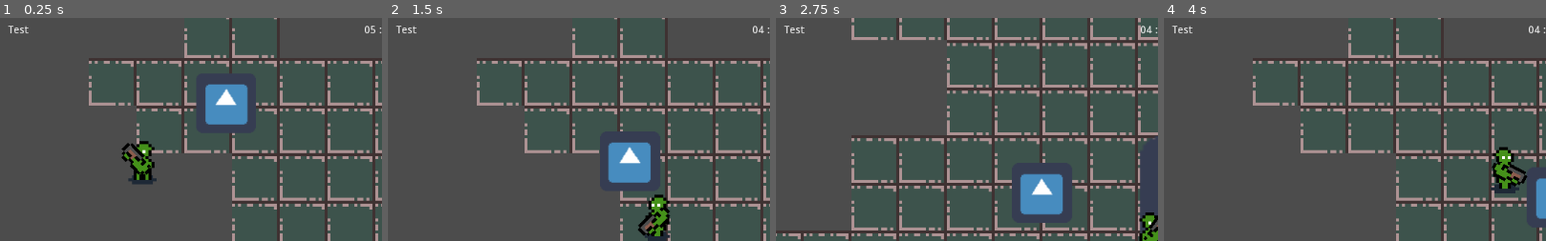
Above: before the commit, frames 1-4 (left to right).
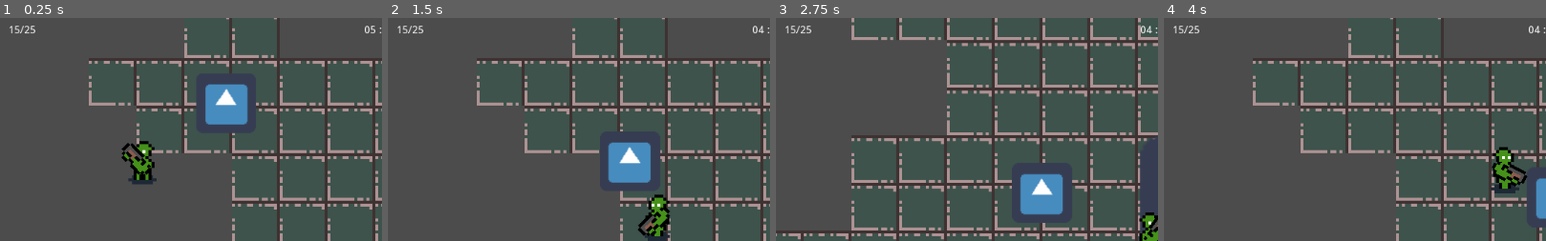
Above: after the commit, the same moments.

Repository: jimmyjonezz/Annigilation
Game: Godot game, scene res://Main/Main.tscn
The game is run twice, just before and just after one commit, with the same random seed, the same clock (stepped at 60 frames per second) and the same inputs. The engine's default icon, where the game draws it, is replaced by a stand-in: a white triangle on a blue panel in a dark square.
Inputs (mouse positions are % of the whole screen's width and height, from its top left):
- Up to frame 1 (0.25 s): no input
- Up to frame 2 (1.5 s): move the mouse to (72, 45) at 0.52 s; hold Right (ui_right) 0.53-1.28 s; move the mouse to (30, 55) at 1.27 s; hold Down (ui_down) from 1.28 s (still down)
- Up to frame 3 (2.75 s): move the mouse to (60, 28) at 2.02 s; release Down (ui_down) at 2.03 s; hold Right (ui_right) from 2.03 s (still down)
- Up to frame 4 (4 s): move the mouse to (45, 70) at 2.77 s; release Right (ui_right) at 2.78 s; hold Up (ui_up) 2.78-3.53 s; move the mouse to (80, 65) at 3.52 s; hold Left (ui_left) from 3.53 s (still down)
The pictures show only the part of the screen within x 1-51%, y 2-52%; the shares and areas given below are measured in that part.

The runs differ from the first frame. In frame 1, 0.1% of the frame differs, in the area x 2-10%, y 3-7%; in frame 2, 0.1%; in frame 3, 0.1%; in frame 4, 0.1%.

Commit message:
0.5.6
+score

Diff:
--- a/Bullet/Bullet.gd
+++ b/Bullet/Bullet.gd
@@ -18,5 +18,5 @@
 		if collision.collider.has_method("hit"):
 			collision.collider.hit()
 
-func _on_Tic_timeout():
+func _on_VisibilityNotifier2D_screen_exited():
 	queue_free()
--- a/Bullet/Bullet.tscn
+++ b/Bullet/Bullet.tscn
@@ -22,7 +22,6 @@
 rotation = 1.5708
 shape = SubResource( 1 )
 
-[node name="Tic" type="Timer" parent="."]
-one_shot = true
-autostart = true
-[connection signal="timeout" from="Tic" to="." method="_on_Tic_timeout"]
+[node name="VisibilityNotifier2D" type="VisibilityNotifier2D" parent="."]
+scale = Vector2( 0.300211, 0.196591 )
+[connection signal="screen_exited" from="VisibilityNotifier2D" to="." method="_on_VisibilityNotifier2D_screen_exited"]
--- a/GUI/GUI.gd
+++ b/GUI/GUI.gd
@@ -1,13 +1,30 @@
 extends CanvasLayer
+
+#health
+var maximum = 25
+var current_health = 0
+
+#score
+var score = 0
 
 var time_start
 var time_now = 0
 
 func _ready():
 	time_start = 300 #1140 = 19 минут
+	update_count_text(15)
+
+#очки
+func take_score():
+	score += 10
+	$GUI/score.text = "%05d" % [score]
+
+#обновляем показатель жизни
+func update_count_text(value):
+	$GUI/Label.text = str(round(value)) + '/' + str(maximum)
 
 func _input(event):
-	if Input.is_action_pressed("ui_cancel"):
+	if Input.is_action_just_pressed("ui_cancel"):
 		var new_pause_state = not get_tree().paused
 		get_tree().paused = new_pause_state
 		$Pause.visible = new_pause_state
--- a/GUI/GUI.tscn
+++ b/GUI/GUI.tscn
@@ -6,6 +6,10 @@
 [node name="GUI" type="CanvasLayer"]
 pause_mode = 2
 script = ExtResource( 1 )
+__meta__ = {
+"_edit_horizontal_guides_": [  ],
+"_edit_vertical_guides_": [  ]
+}
 
 [node name="GUI" type="Control" parent="."]
 anchor_right = 1.0
@@ -16,10 +20,9 @@
 margin_bottom = -20.0
 
 [node name="Label" type="Label" parent="GUI"]
-margin_right = 24.0
-margin_bottom = 31.0
-text = "Test
-"
+margin_right = 70.0
+margin_bottom = 20.0
+text = "Test"
 
 [node name="time" type="Label" parent="GUI"]
 anchor_left = 0.5
@@ -36,7 +39,7 @@
 anchor_right = 1.0
 margin_left = -145.0
 margin_bottom = 23.0
-text = "Test
+text = "00000
 "
 align = 2
 autowrap = true
@@ -58,37 +61,38 @@
 margin_left = -282.0
 margin_right = 282.0
 
-[node name="Continue" type="Button" parent="Pause/Panel2"]
+[node name="GridContainer" type="GridContainer" parent="Pause/Panel2"]
+editor/display_folded = true
 anchor_left = 0.5
 anchor_top = 0.5
 anchor_right = 0.5
 anchor_bottom = 0.5
-margin_left = -40.0
-margin_top = -40.0
-margin_right = 40.0
-margin_bottom = -20.0
+margin_left = -62.0
+margin_top = -61.0
+margin_right = 82.0
+margin_bottom = 83.0
+
+[node name="Continue" type="Button" parent="Pause/Panel2/GridContainer"]
+margin_right = 144.0
+margin_bottom = 45.0
+size_flags_horizontal = 7
+size_flags_vertical = 7
 text = "CONTINUE"
 
-[node name="Restart" type="Button" parent="Pause/Panel2"]
-anchor_left = 0.5
-anchor_top = 0.5
-anchor_right = 0.5
-anchor_bottom = 0.5
-margin_left = -32.5
-margin_top = -10.0
-margin_right = 32.5
-margin_bottom = 10.0
+[node name="Restart" type="Button" parent="Pause/Panel2/GridContainer"]
+margin_top = 49.0
+margin_right = 144.0
+margin_bottom = 94.0
+size_flags_horizontal = 7
+size_flags_vertical = 7
 text = "RESTART"
 
-[node name="Exit" type="Button" parent="Pause/Panel2"]
-anchor_left = 0.5
-anchor_top = 0.5
-anchor_right = 0.5
-anchor_bottom = 0.5
-margin_left = -19.5
-margin_top = 20.0
-margin_right = 19.5
-margin_bottom = 10.0
+[node name="Exit" type="Button" parent="Pause/Panel2/GridContainer"]
+margin_top = 98.0
+margin_right = 144.0
+margin_bottom = 143.0
+size_flags_horizontal = 7
+size_flags_vertical = 3
 text = "EXIT"
 
 [node name="Gameover" type="TextureRect" parent="."]
@@ -131,9 +135,9 @@
 
 [node name="Tic" type="Timer" parent="."]
 autostart = true
-[connection signal="pressed" from="Pause/Panel2/Continue" to="." method="_on_Continue_pressed"]
-[connection signal="pressed" from="Pause/Panel2/Restart" to="." method="_on_Restart_pressed"]
-[connection signal="pressed" from="Pause/Panel2/Exit" to="." method="_on_Exit_pressed"]
+[connection signal="pressed" from="Pause/Panel2/GridContainer/Continue" to="." method="_on_Continue_pressed"]
+[connection signal="pressed" from="Pause/Panel2/GridContainer/Restart" to="." method="_on_Restart_pressed"]
+[connection signal="pressed" from="Pause/Panel2/GridContainer/Exit" to="." method="_on_Exit_pressed"]
 [connection signal="pressed" from="Gameover/Panel/Restart" to="." method="_on_Restart_pressed"]
 [connection signal="pressed" from="Gameover/Panel/Exit" to="." method="_on_Exit_pressed"]
 [connection signal="timeout" from="Tic" to="." method="_on_Tic_timeout"]
--- a/Main/Main.tscn
+++ b/Main/Main.tscn
@@ -57,5 +57,4 @@
 [node name="SpawnTimer" type="Timer" parent="."]
 wait_time = 5.0
 autostart = true
-[connection signal="paused" from="Position/Player" to="GUI" method="_on_Player_paused"]
 [connection signal="timeout" from="SpawnTimer" to="." method="_on_SpawnTimer_timeout"]
--- a/Player/Character.gd
+++ b/Player/Character.gd
@@ -1,8 +1,6 @@
 extends KinematicBody2D
 
 class_name Character
-
-signal paused
 
 #переменные: скорость передвижения, вектор направления, перезарядка и стрельба
 export (int) var speed = 80
--- a/Player/Player.gd
+++ b/Player/Player.gd
@@ -2,7 +2,7 @@
 
 #загружаем префаб пуль
 export var Bullet : PackedScene
-onready var camera = $"../../Position/Player/Camera2D"
+#onready var camera = $"../../Position/Player/Camera2D"
 
 func _process(delta) -> void:
 	direction()
@@ -31,6 +31,7 @@
 	$Gun/AFPlayer.play("fire")
 	is_shooting = false
 
+#стрельба - спавн пули, позиция и ее поворот
 func shoot() -> void:
 	$Shooting.start()
 	var bullet = Bullet.instance()
--- a/Robots/Enemy/Enemy.gd
+++ b/Robots/Enemy/Enemy.gd
@@ -19,7 +19,7 @@
 
 	for i in range(8):
 		var angle = (PI * 2) / 13 * i + offset
-		print(angle)
+		#print(angle)
 		#var y = r * cos(randi() % 180 / PI)#r * cos(i * randi() % 180 / pi)
 		#var x = r * cos(randi() % 180 / PI)#r * sin(i + randi() % 180 / pi)
 		var bullet_spread = r * randf() * (25 / 100.0) * sign(rand_range(-1, 1))
--- a/Robots/Kamikaze/Kamikaze.gd
+++ b/Robots/Kamikaze/Kamikaze.gd
@@ -38,4 +38,5 @@
 	current_health -= 1
 
 	if current_health == 0:
+		$"../../GUI".take_score()
 		queue_free()
